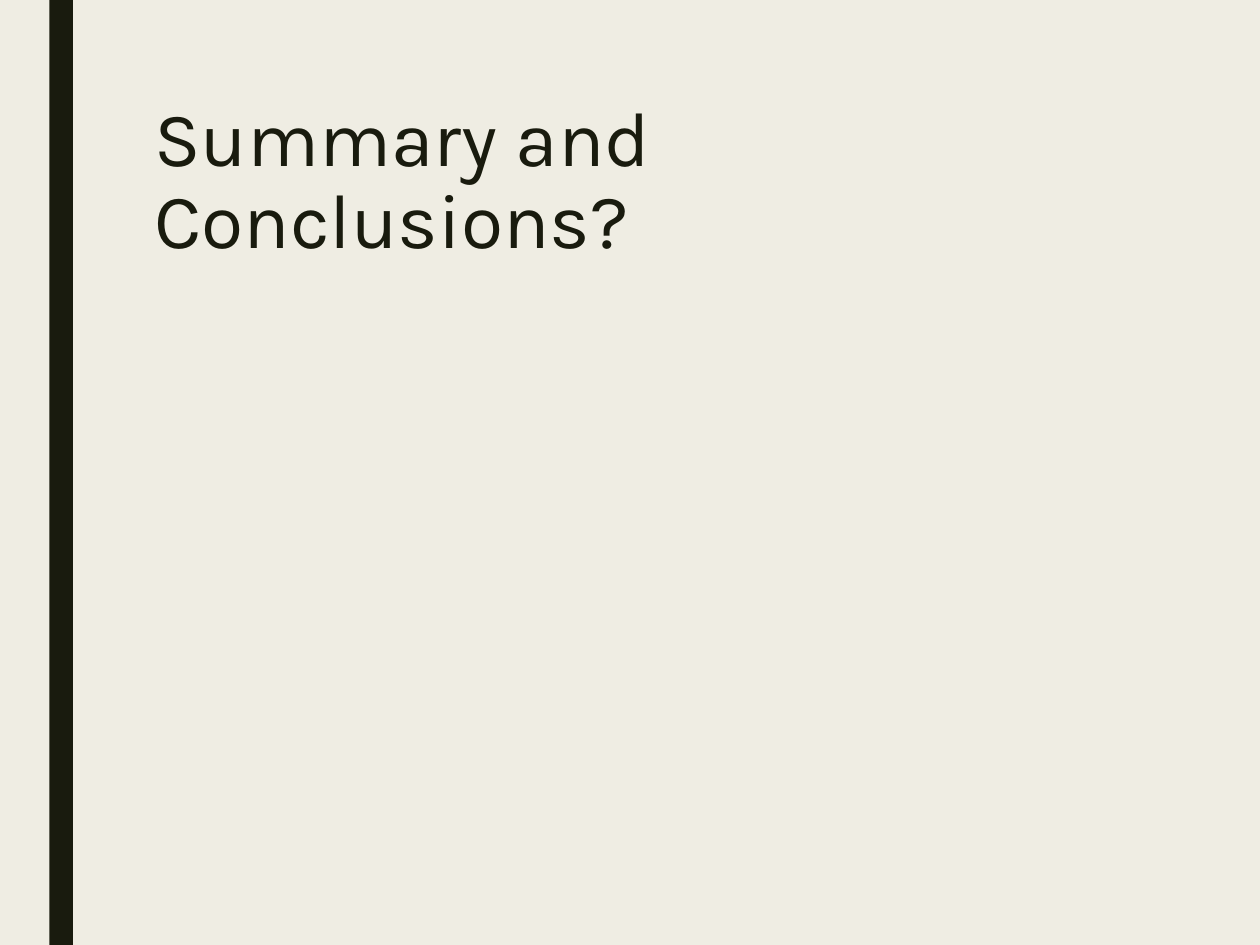
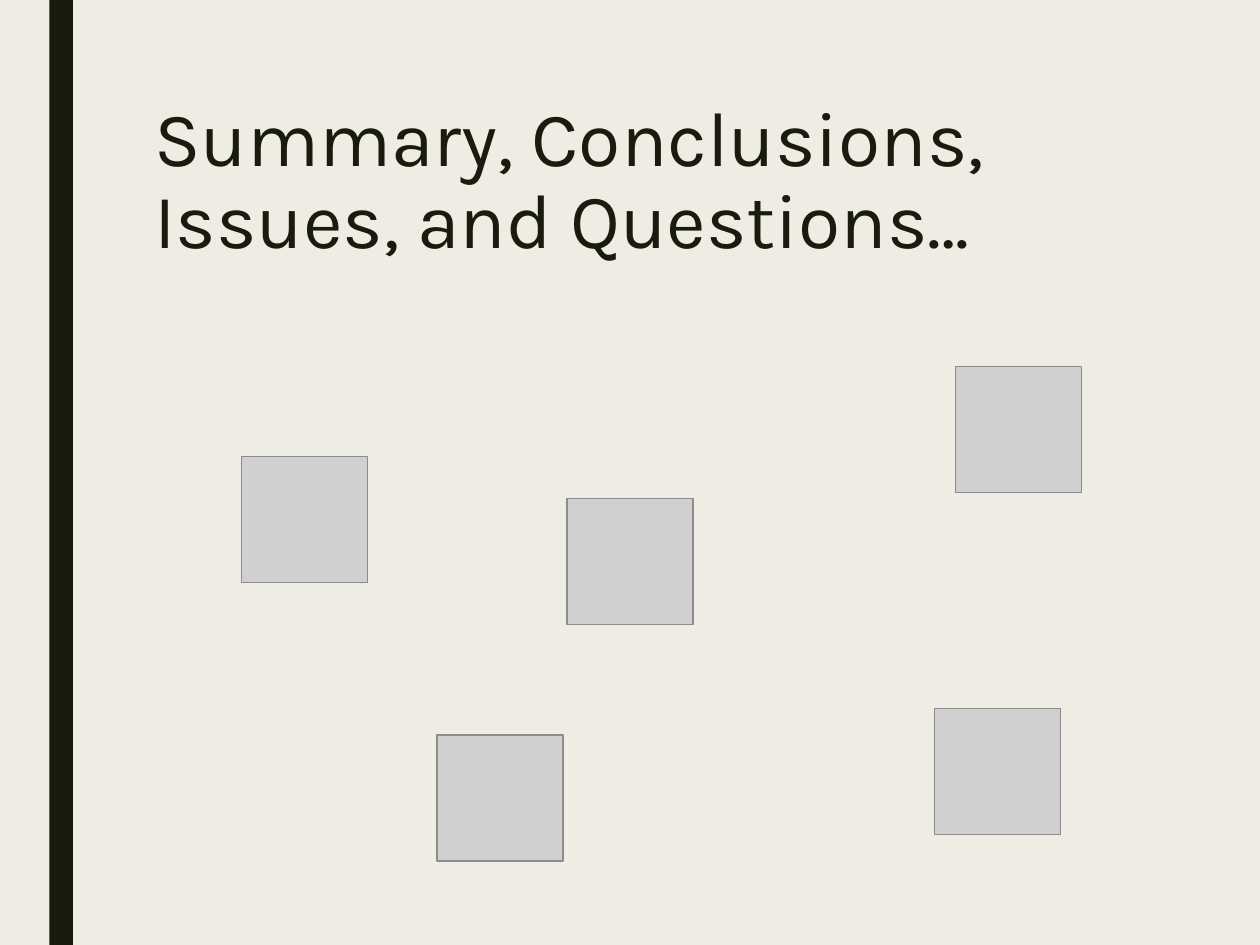
Before and after one commit to stats-learning-fall2019/final-project, a slide deck: slide 56 of presentation/gtdb-final-presentation.pptx. Drawn at 1260x945 pixels with LibreOffice and Linux fonts; fonts in the diff are those of the drawing; grey boxes stand for pictures. Boxes give left, top, right and bottom in pixels: in the first picture for what was removed or moved away, otherwise in the second. Text is boxed around its words. In the diff, an @@ line names an element or a change of style, - is before the commit and + after.

```diff
--- a/presentation/gtdb-final-presentation.pptx
+++ b/presentation/gtdb-final-presentation.pptx
@@ title at (154,113,984,261): text changed @@
-Summary and Conclusions?
+Summary, Conclusions, Issues, and Questions…
@@ picture added at (955,367,1081,493) @@
@@ picture added at (242,456,368,582) @@
@@ picture added at (567,499,693,625) @@
@@ picture added at (935,708,1061,834) @@
@@ picture added at (437,735,563,861) @@
```
Also in this commit, not shown: 7 other slides changed, 1 other file.
